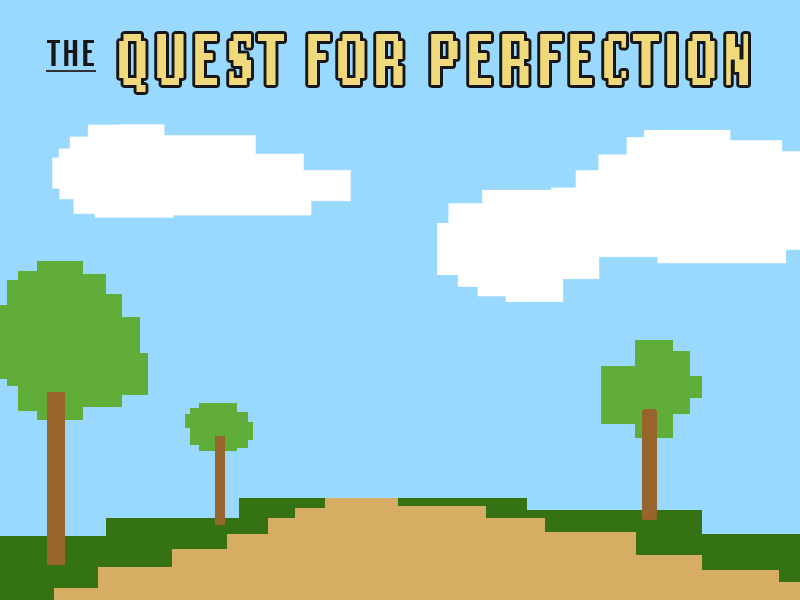
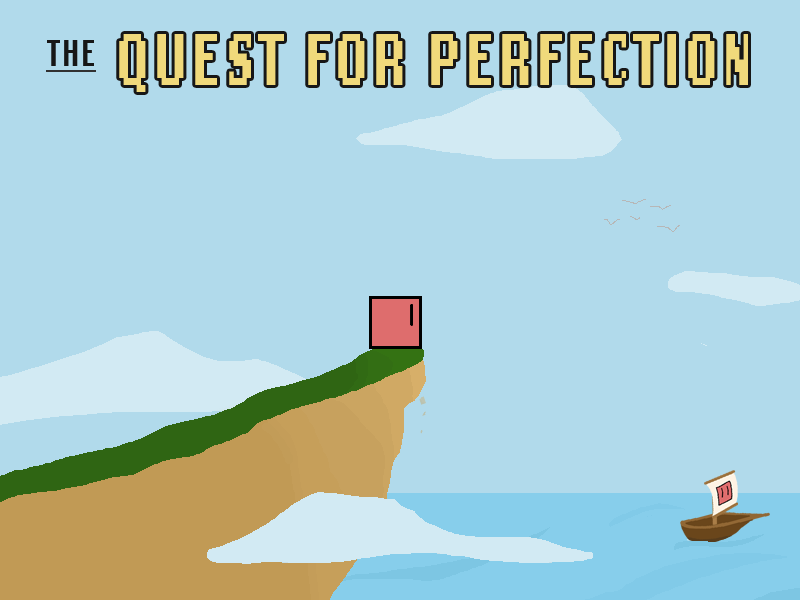
Before/after of a 800px x 600px layered artwork. What changed in the layer stack:
added group "MeiLee" with 2 layers above "BIIIIRDS OMG" over (369, 296, 422, 349)
added layer "Layer 10" in group "MeiLee" over (410, 304, 413, 326)
showed "Rectangle 1", moved it into group "MeiLee", painted on it over (44, 19, 703, 349)
added layer "BIIIIRDS OMG" above "front clouds" over (604, 199, 680, 232)
added layer "front clouds" above "grass" over (207, 85, 800, 564)
added layer "grass" above "rocks" over (0, 341, 424, 502)
added layer "rocks" above "cliff" over (419, 396, 426, 434)
added layer "cliff" above "back clouds" over (0, 339, 426, 600)
added layer "back clouds" above "Layer 18" over (0, 331, 364, 441)
added group "bot" with 7 layers above "Layer 13" over (243, 470, 800, 600)
added layer "waves" in group "bot" over (289, 503, 800, 600)
added layer "Layer 23" in group "bot" over (704, 470, 738, 526)
added layer "Layer 21" in group "bot" over (687, 535, 732, 544)
added layer "Layer 20" in group "bot" over (680, 512, 770, 543)
added layer "Layer 19" in group "bot" over (585, 553, 787, 600)
added layer "Rectangle 6" in group "bot" over (243, 493, 800, 600)
added layer "Layer 13" above "stealing art is ok" over (0, 0, 800, 600)
moved "Layer 4" into group "Group 1" over (47, 392, 800, 600)
moved "Layer 5" into group "Group 1" over (0, 261, 702, 451)
moved "Layer 1" into group "Group 1" over (0, 124, 800, 600)
moved "Layer 2" into group "Group 1" over (0, 0, 800, 600)
